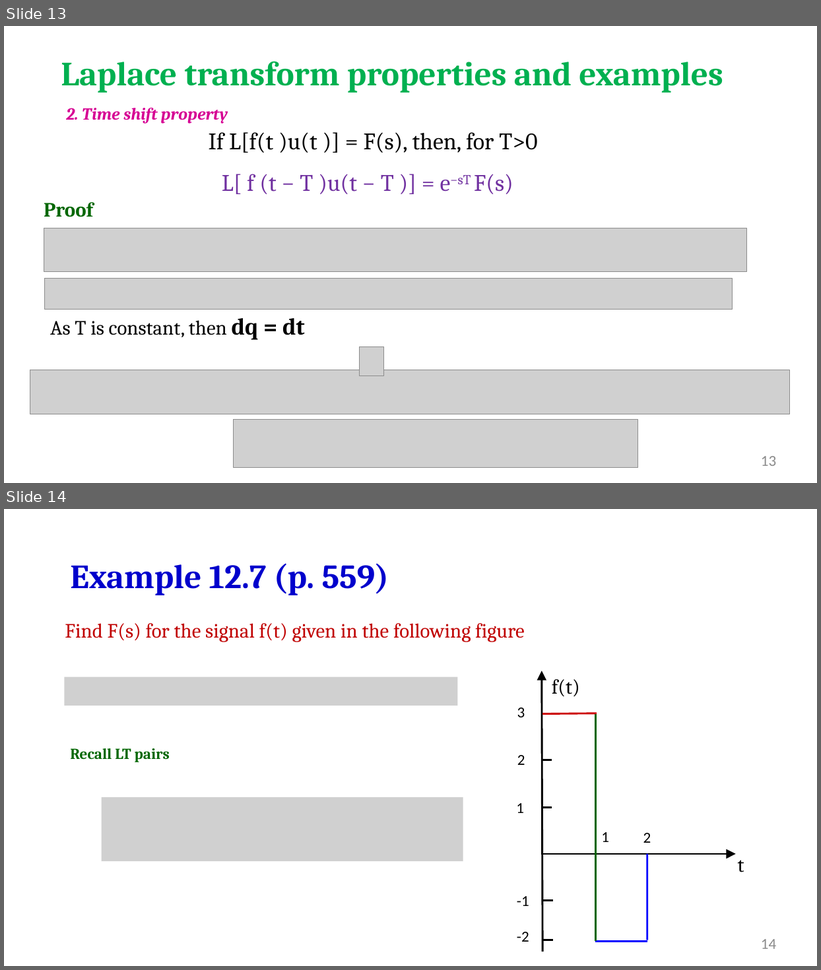
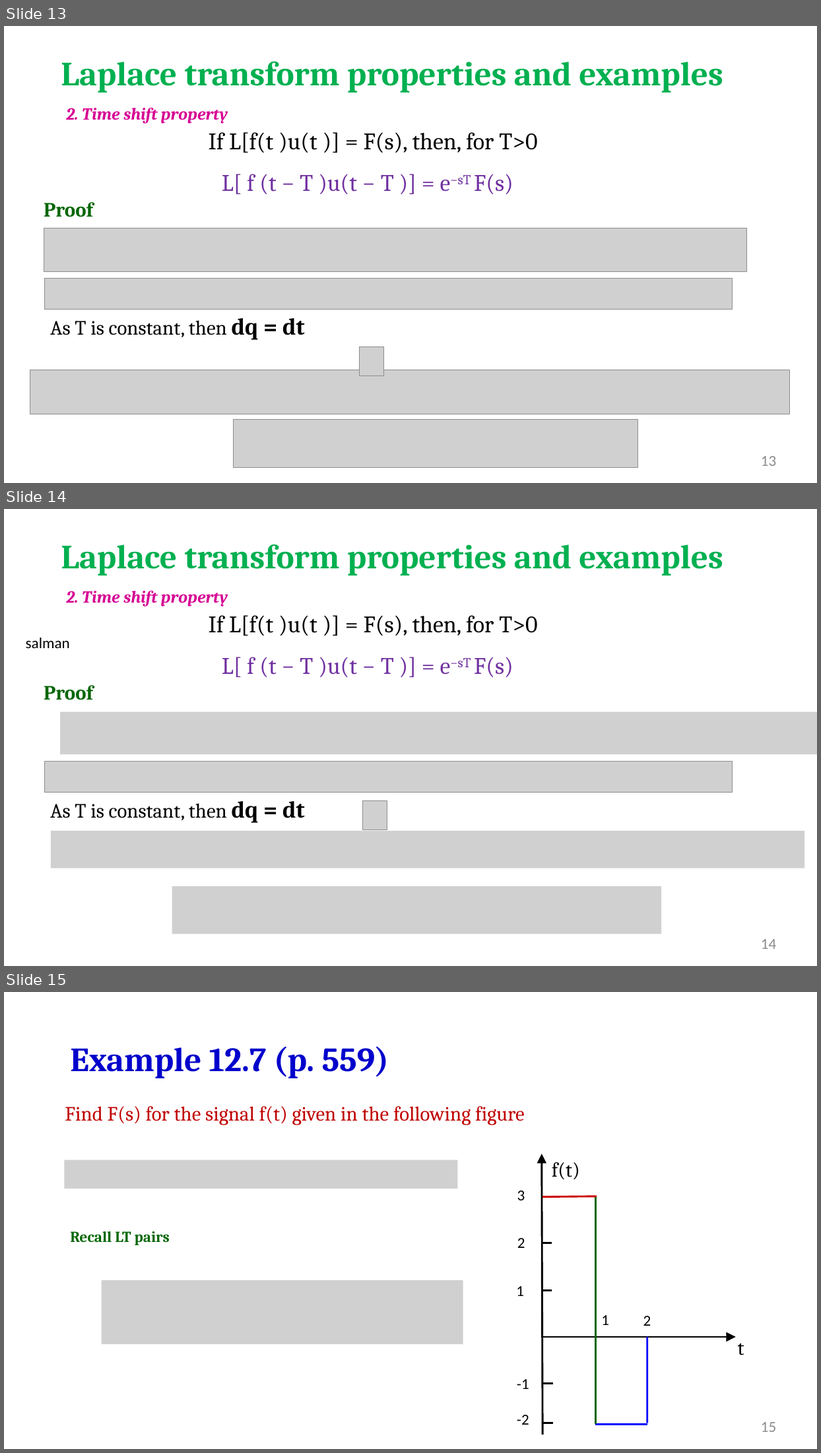
Before and after one commit to salmanrazzaq1993/AUM-WORK, a slide deck: PP WORK/Instructor Version/Week 2/Week 2 lecture 2 LT.pptx. Shown one above the other, each under a label of ours: slides 13 and 14 before the commit, slides 13, 14 and 15 after it. The pictures are 821x970 and 821x1453 pixels, drawn with LibreOffice and Linux fonts; fonts in the diff are those of the drawing; grey boxes stand for pictures; background and template pictures are left out. Boxes give left, top, right and bottom in pixels: in the first picture for what was removed or moved away, otherwise in the second. Text is boxed around its words. In the diff, an @@ line names an element or a change of style, - is before the commit and + after.

```diff
--- a/PP WORK/Instructor Version/Week 2/Week 2 lecture 2 LT.pptx
+++ b/PP WORK/Instructor Version/Week 2/Week 2 lecture 2 LT.pptx
@@ slide 14 added at [4, 509, 817, 966], background picture (left out) @@
@@ text added at [61, 544, 723, 576], 40 pt, text #00B050, bold @@
+Laplace transform properties and examples
@@ text added at [66, 590, 228, 606], 20 pt, text #D60093, bold, italic @@
+2. Time shift property
@@ text added at [209, 615, 537, 636], 28 pt, text #000000 @@
+If L[f(t )u(t )] = F(s), then, for T>0
@@ text added at [26, 638, 70, 648], 18 pt, text #000000 @@
+salman
@@ text added at [222, 657, 514, 677], 28 pt, text #7030A0 @@
+L[ f (t − T )u(t − T )] = e−sT F(s)
@@ text added at [44, 685, 93, 700], 24 pt, text #006600, bold @@
+Proof
@@ picture added at [60, 712, 817, 755] @@
@@ picture added at [44, 762, 733, 793] @@
@@ text added at [50, 801, 305, 823], 24 pt, text #000000 @@
+As T is constant, then dq = dt
@@ picture added at [362, 801, 387, 830] @@
@@ picture added at [51, 831, 805, 868] @@
@@ picture added at [172, 887, 661, 935] @@
@@ page number added at [761, 939, 776, 949], 18 pt, text #8C8C8C @@
+14
@@ what was slide 14 is now slide 15 @@
@@ page number at [761, 1422, 776, 1432]: text changed @@
-14
+15
```
